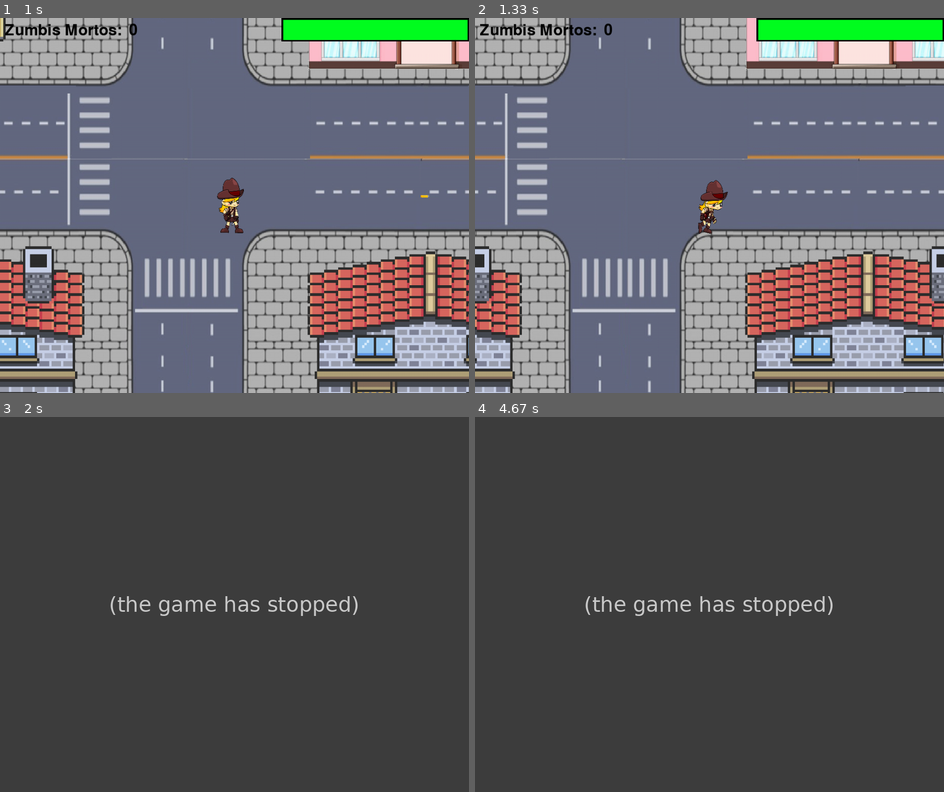
Above: before the commit, frames 1-4 (two rows, left to right).
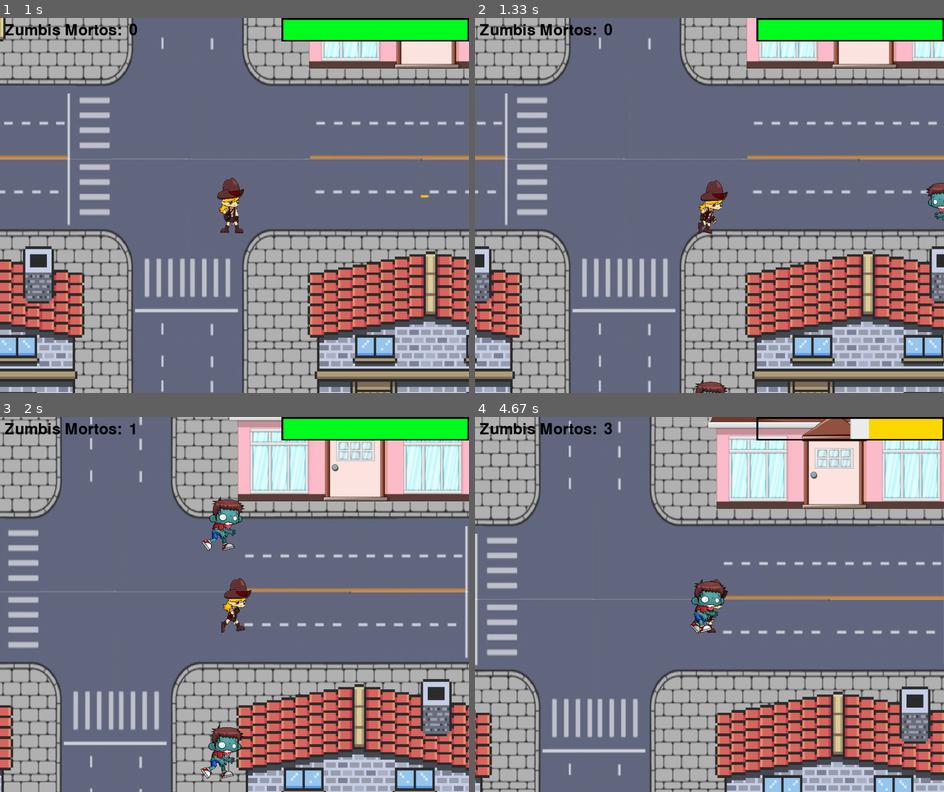
Above: after the commit, the same moments.

Repository: viniciusgomes2005/pygame_GPV
Game: pygame game, started from Futura junta.py
Two runs of this game, one before a commit and one after it. Both use one fixed random seed, a clock stepped at 60 frames per second and the inputs below.
Inputs:
- Up to frame 1 (1 s): click "Iniciar jogo" at 0.38 s; tap K at 0.67 s
- Up to frame 2 (1.33 s): hold D from 1 s (still down)
- Up to frame 3 (2 s): release D at 1.47 s; hold W 1.5-1.8 s; tap K at 1.65 s; hold D from 1.83 s (still down)
- Up to frame 4 (4.67 s): release D at 2.3 s; hold A 2.33-2.87 s; hold S 2.9-3.2 s; tap K at 3.05, 4.22 s; hold A 3.23-3.63 s; hold W 3.67-4.03 s; hold D from 4.07 s (still down)

Frame 1 is identical in both runs. In frame 2, 0.4% of the frame differs, in the area x 46-100%, y 43-100%; in frame 3, 94%; in frame 4, 94%, in the area x 0-100%, y 0-100%.
Error before the commit: IndexError: Cannot choose from an empty sequence (Futura junta.py line 492); the game stopped at 1.98 s (later frames are placeholders)

Commit message:
barreira

Diff:
--- a/Futura junta.py
+++ b/Futura junta.py
@@ -285,14 +285,15 @@
         predio = casa(predio1[0],x,y,predio1[1],predio1[2])
         mapa.add(quarteirao,predio)
         Construcoes_Grupo.add(predio)
-for i in range (20): # cria 20 Zumbis
+        Quadras.add(quarteirao)
+for i in range (30): # cria 20 Zumbis
     variavel=random.randint(0,len(posicoes_quadra)-1) #Define aleatóriamente onde o Zumbi irá surgir
-    Z = Zombie(assets['Zombie_Anim'],1 ,1,0,0,posicoes_quadra[variavel][0],posicoes_quadra[variavel][1]) # Cria Zumbi
+    Z = Zombie(assets['Zombie_Anim'],2 ,2,0,0,posicoes_quadra[variavel][0],posicoes_quadra[variavel][1]) # Cria Zumbi
     Zombie_Grupo.add(Z) #Adiciona Zumbi no Grupo de Zmubis
-retangulo_cima=casa(assets['black'],-2400,-1800,0,0)
-retangulo_baixo=casa(assets['black'],-2400,1800,0,0)
-retangulo_esquerda=casa(assets['preto'],-2400,-1800,0,0)
-retangulo_direita=casa(assets['preto'],2400,-1800,0,0)
+retangulo_cima=casa(assets['black'],-3600,-2900,0,0)
+retangulo_baixo=casa(assets['black'],-3600,1900,0,0)
+retangulo_esquerda=casa(assets['preto'],-3600,-2899,0,0)
+retangulo_direita=casa(assets['preto'],2400,-2900,0,0)
 mapa.add(retangulo_baixo,retangulo_cima,retangulo_esquerda,retangulo_direita)
 Construcoes_Grupo.add(retangulo_baixo,retangulo_cima,retangulo_esquerda,retangulo_direita)
 ##########################  LOOP PRINCIPAL ###############################
@@ -421,11 +422,11 @@
             P1.move=Parado
     hits_Construcoes= pygame.sprite.groupcollide(Player_Grupo,Construcoes_Grupo,False,False,pygame.sprite.collide_mask) #verifica colisões com os prédios
     mapa.update() # Atualiza os sprites do mapa
-    Quadras.update()
     Player_Grupo.update()
     for zumbi in Zombie_Grupo:
+        if hits_Construcoes=={}:
+            zumbi.update()
         zumbi.move()
-        zumbi.update()
         zumbi.Animacao()
     if len(bullet_Grupo)!=0:
         bullet_Grupo.update()
@@ -478,7 +479,7 @@
         for i in Hit_do_Player.values():
             for i2 in i:
                 posq=random.choice(Quadras.sprites())
-                Z = Zombie(assets['Zombie_Anim'],1,1,0,0,posq.rect.x,posq.rect.y)
+                Z = Zombie(assets['Zombie_Anim'],2,2,0,0,posq.rect.x,posq.rect.y)
                 Zombie_Grupo.add(Z)
                 i2.kill()
         Zumbis_Mortos+=1
@@ -487,15 +488,12 @@
     if Hit_da_Bala!={}:
         for i in Hit_da_Bala.values():
             for i2 in i:
-                if len(Quadras.sprites())==0:
-                    print('grupo vazio')
                 posq=random.choice(Quadras.sprites())
-                Z = Zombie(assets['Zombie_Anim'],1,1,0,0,posq.rect.x,posq.rect.y)
+                Z = Zombie(assets['Zombie_Anim'],2,2,0,0,posq.rect.x,posq.rect.y)
                 Zombie_Grupo.add(Z)
                 i2.kill()
         Zumbis_Mortos+=1
     mapa.update()
-    Quadras.update()
     Player_Grupo.update()
     for zumbi in Zombie_Grupo:
         if hits_Construcoes=={}:
--- a/assets.py
+++ b/assets.py
@@ -95,10 +95,10 @@
     assets['Vida_Anim']=Vida_Anim
     assets['Player_Normal_E_Anim']=Player_Normal_E_Anim
     black=pygame.image.load('assets/Sprites/black.png')
-    black=pygame.transform.scale(black,(4800,1))
+    black=pygame.transform.scale(black,(6000,1))
     assets['black']=black
     preto=pygame.image.load('assets/Sprites/preto.png')
-    preto=pygame.transform.scale(preto,(1,3600))
+    preto=pygame.transform.scale(preto,(1,5000))
     assets['preto']=preto
     quarteirao_img = pygame.image.load('assets/Sprites/Background cortado.png').convert()
     quarteirao_img = pygame.transform.scale(quarteirao_img, (1000, 800))
